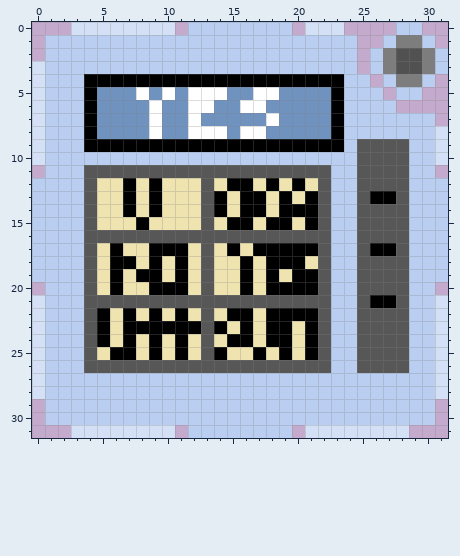
Pixel-art sprite, stored at Icons/Who's on First.png. The picture above is the old version.
The file is 32x32 pixels. Colours within 5 levels of each other are drawn and written as one.
And afterwards:
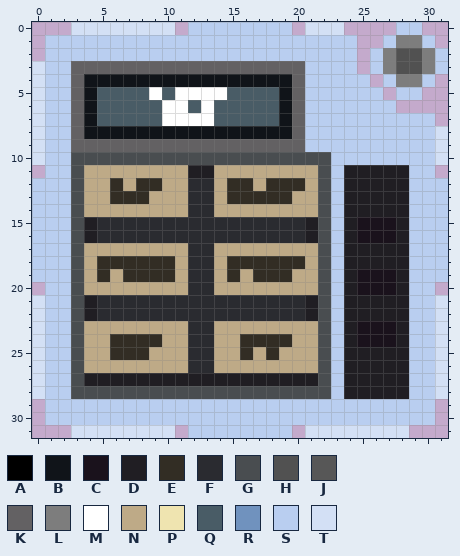
Palette (. is transparent): A #000000  B #101419  C #1a121c  D #201e23  E #322d24  F #2a2b30  G #494d50  H #515151  J #575757  K #636163  L #7d7d7d  M #ffffff  N #beaa87  P #efe4b0  Q #495c66  R #7092be  S #b9cef0  T #d3e0f5
Change:
@@ x 0..31 @@
  2 .SSSSSSSSSSSSSSSSSSSSSSSS.SLHHLS
- 3 TSSSSSSSSSSSSSSSSSSSSSSSS.SLHHLS
- 4 TSSSAAAAAAAAAAAAAAAAAAAASS.SLLS.
- 5 TSSSARRRMRMRMMMRRMMRRRRASSS.SS..
- 6 TSSSARRRRMRRMMRRMMRRRRRASSSS....
- 7 TSSSARRRRMRRMRRRRRMRRRRASSSSSSS.
- 8 TSSSARRRRMRRMMMRMMRRRRRASSSSSSST
- 9 TSSSAAAAAAAAAAAAAAAAAAAASJJJJSST
-10 TSSSSSSSSSSSSSSSSSSSSSSSSJJJJSST
-11 .SSSJJJJJJJJJJJJJJJJJJJSSJJJJSS.
-12 SSSSJPPAPAPPPJPAAPAPAPJSSJJJJSSS
-13 SSSSJPPAPAPPPJAPAAPAPAJSSJAAJSSS
-14 SSSSJPPAPAPPPJAPAAPAAAJSSJJJJSSS
-15 SSSSJPPPAPPPPJPAAPAAPAJSSJJJJSSS
-16 SSSSJJJJJJJJJJJJJJJJJJJSSJJJJSSS
-17 SSSSJPAPPAAAPJPAPAAAAAJSSJAAJSSS
-18 SSSSJPAAPAPAPJPPAPAAAPJSSJJJJSSS
-19 SSSSJPAPAAPAPJPPAPAPAAJSSJJJJSSS
-20 .SSSJPAPPAAAPJPPAPAAAAJSSJJJJSS.
-21 TSSSJJJJJJJJJJJJJJJJJJJSSJAAJSST
-22 TSSSJAPAPAPAPJPAAPAAAAJSSJJJJSST
-23 TSSSJAPAAAAAAJAPAPAAPAJSSJJJJSST
-24 TSSSJAPAPAPAPJPAAPAAPAJSSJJJJSST
-25 TSSSJPAAPAPAPJAPPAPAPAJSSJJJJSST
-26 TSSSJJJJJJJJJJJJJJJJJJJSSJJJJSST
-27 TSSSSSSSSSSSSSSSSSSSSSSSSSSSSSST
-28 TSSSSSSSSSSSSSSSSSSSSSSSSSSSSSST
+ 3 TSSKKKKKKKKKKKKKKKKKKSSSS.SLHHLS
+ 4 TSSKBBBBBBBBBBBBBBBBKSSSSS.SLLS.
+ 5 TSSKBQQQQMQMMMMQQQQBKSSSSSS.SS..
+ 6 TSSKBQQQQQMMQMQQQQQBKSSSSSSS....
+ 7 TSSKBQQQQQMMMMQQQQQBKSSSSSSSSSS.
+ 8 TSSKBBBBBBBBBBBBBBBBKSSSSSSSSSST
+ 9 TSSKKKKKKKKKKKKKKKKKKSSSSSSSSSST
+10 TSSGGGGGGGGGGGGGGGGGGGGSSSSSSSST
+11 .SSGNNNNNNNNDDNNNNNNNNGSDDDDDSS.
+12 SSSGNNENEENNFFNEENEEENGSDDDDDSSS
+13 SSSGNNEEENNNFFNEEEEENNGSDDDDDSSS
+14 SSSGNNNNNNNNFFNNNNNNNNGSDDDDDSSS
+15 SSSGDFFFFFFFFFFFFFFFFDGSDCCCDSSS
+16 SSSGDFFFFFFFFFFFFFFFFDGSDCCCDSSS
+17 SSSGNNNNNNNNFFNNNNNNNNGSDDDDDSSS
+18 SSSGNEEEEEENFFNEEEEEENGSDDDDDSSS
+19 SSSGNENEEEENFFNENEEENNGSDCCCDSSS
+20 .SSGNNNNNNNNFFNNNNNNNNGSDCCCDSS.
+21 TSSGDFFFFFFFFFFFFFFFFDGSDDDDDSST
+22 TSSGDFFFFFFFFFFFFFFFFDGSDDDDDSST
+23 TSSGNNNNNNNNFFNNNNNNNNGSDCCCDSST
+24 TSSGNNEEEENNFFNNEEEENNGSDCCCDSST
+25 TSSGNNEEENNNFFNNENENNNGSDDDDDSST
+26 TSSGNNNNNNNNFFNNNNNNNNGSDDDDDSST
+27 TSSGDDDDDDDDDDDDDDDDDDGSDDDDDSST
+28 TSSGGGGGGGGGGGGGGGGGGGGSDDDDDSST
 29 .SSSSSSSSSSSSSSSSSSSSSSSSSSSSSS.
Boxes around the changes in both pictures, in picture pixels (x1, y1, x2, y2):
changed: (71, 61, 409, 399)
